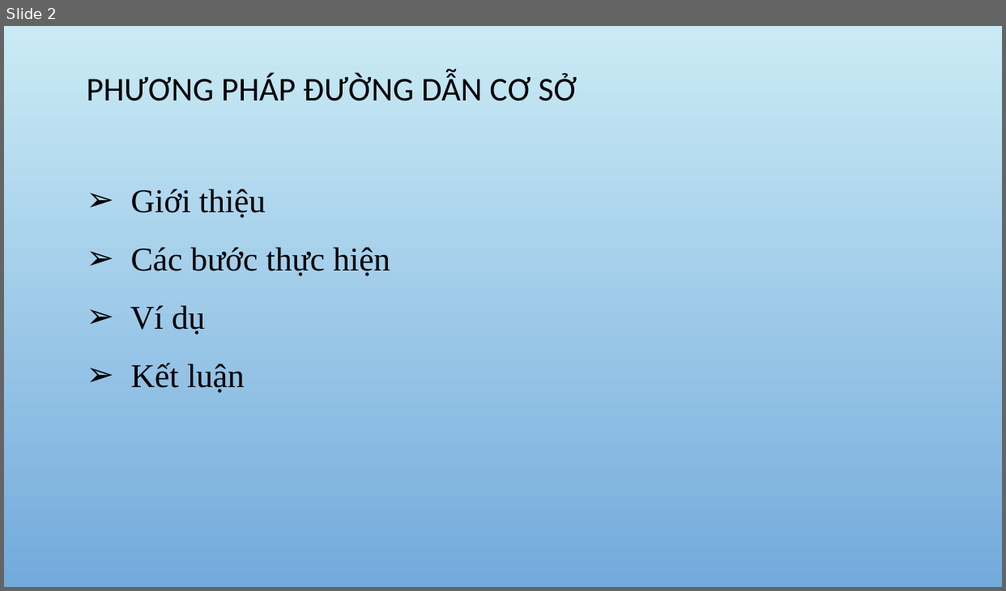
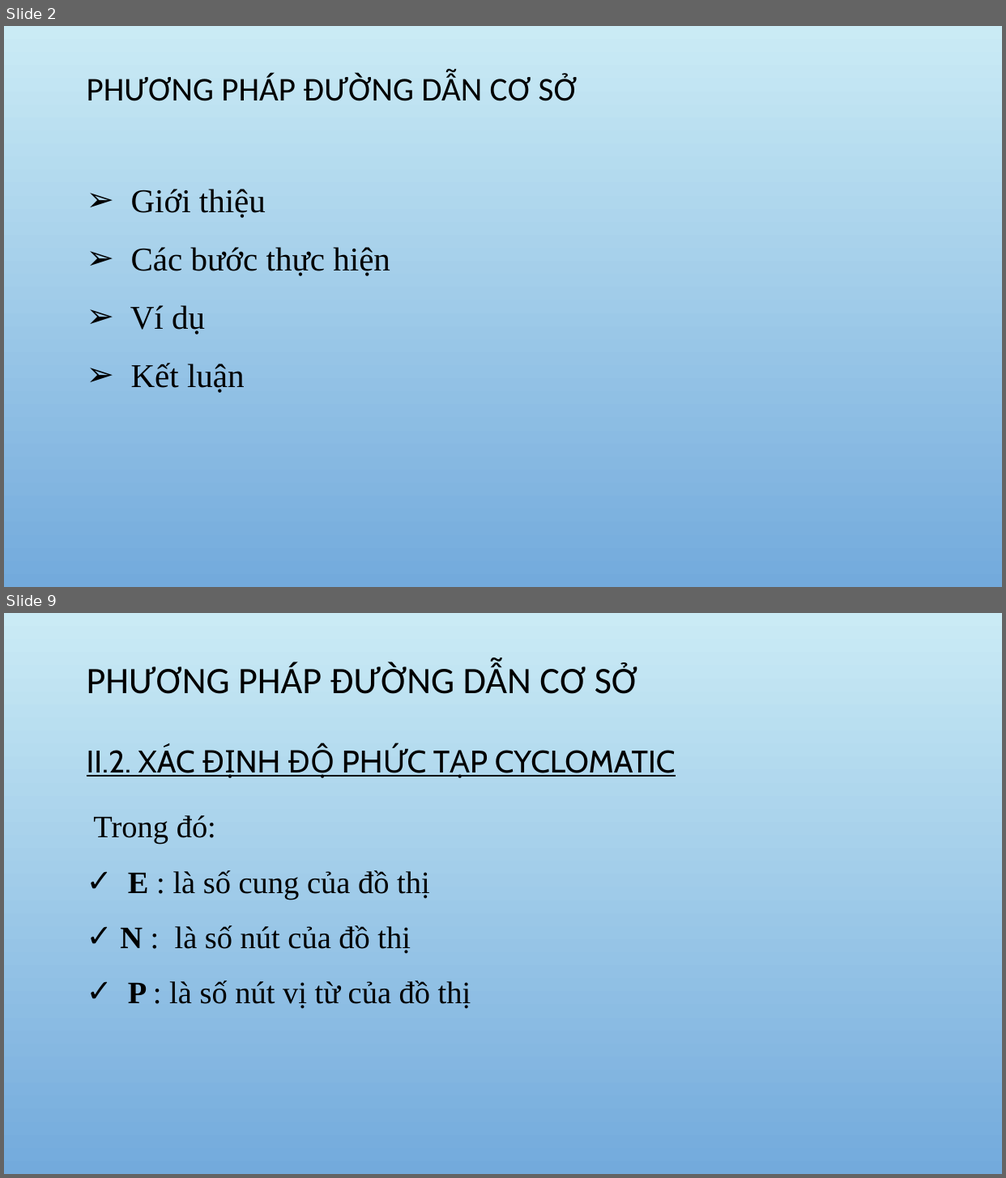
Before and after one commit to DoAnCNDD/CNDD, a slide deck: CNPM.pptx. Shown one above the other, each under a label of ours: slide 2 before the commit, slides 2 and 9 after it; the slides between them are not shown. The pictures are 1006x591 and 1006x1178 pixels, drawn with LibreOffice and Linux fonts; fonts in the diff are those of the drawing; background and template pictures are left out. Boxes give left, top, right and bottom in pixels: in the first picture for what was removed or moved away, otherwise in the second. Text is boxed around its words. In the diff, an @@ line names an element or a change of style, - is before the commit and + after.

```diff
--- a/CNPM.pptx
+++ b/CNPM.pptx
@@ slide 9 added at (4, 613, 1002, 1174), background picture (left out) @@
@@ title added at (87, 662, 637, 694), 36 pt, text #000000 @@
+PHƯƠNG PHÁP ĐƯỜNG DẪN CƠ SỞ
@@ text added at (87, 743, 675, 778), 30 pt, text #000000, underline @@
+II.2. XÁC ĐỊNH ĐỘ PHỨC TẠP CYCLOMATIC
@@ text added at (93, 815, 471, 1009), 30 pt, text #000000 @@
+Trong đó:
+✓ E : là số cung của đồ thị
+✓ N : là số nút của đồ thị
+✓ P : là số nút vị từ của đồ thị
```
Also in this commit, not shown: 3 slides changed, 3 other slides added.
